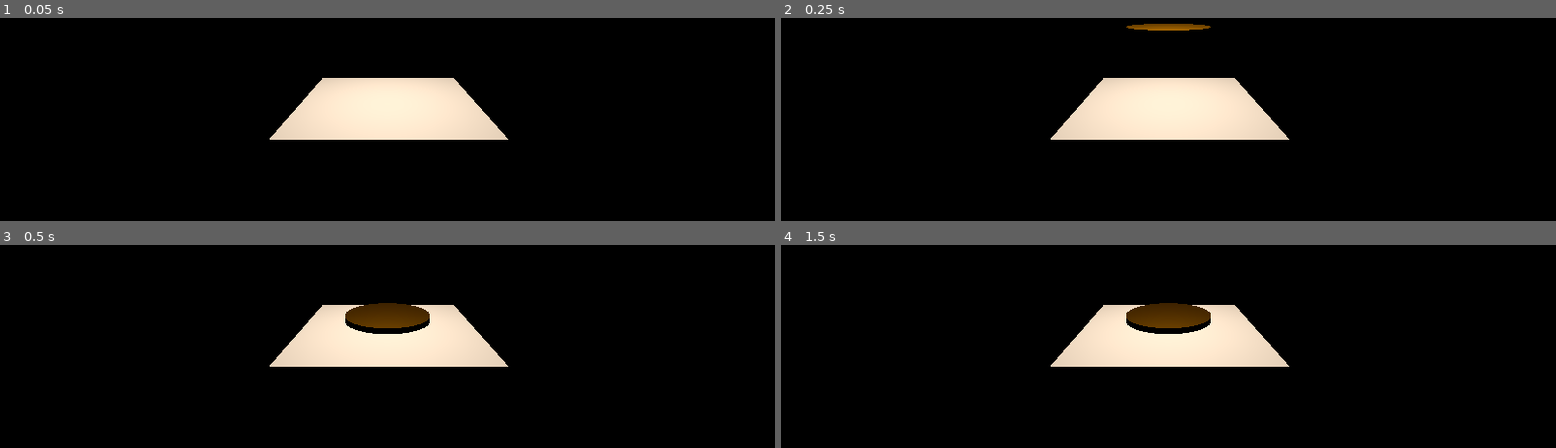
Above: before the commit, frames 1-4 (two rows, left to right).
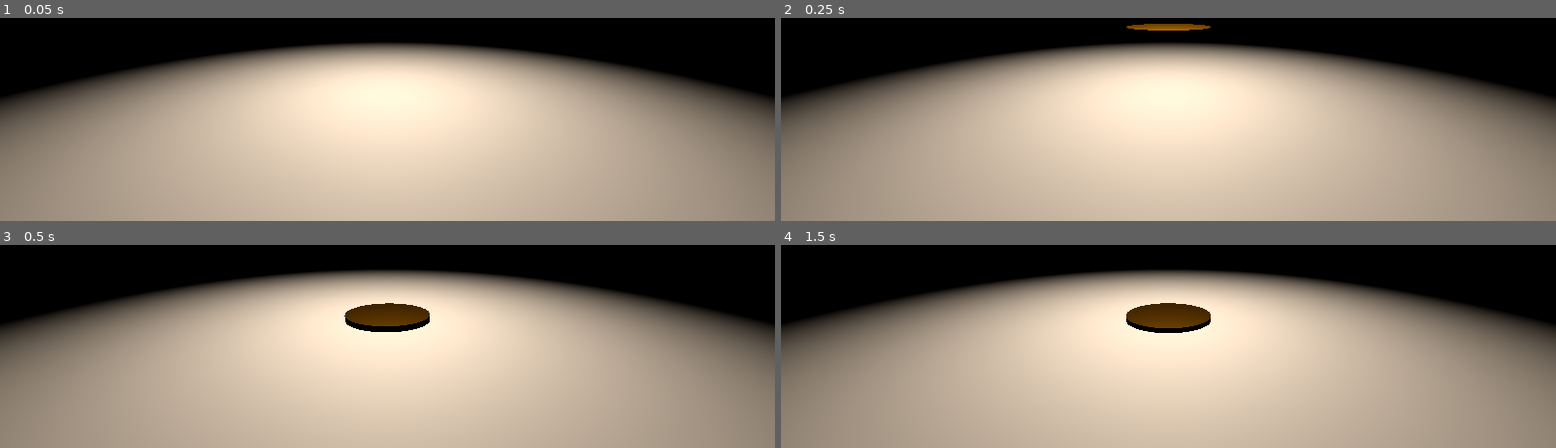
Above: after the commit, the same moments.

Repository: Zawaer/coin-thing
Game: Godot game, scene res://main.tscn
Two runs of this game, one before a commit and one after it. Both use one fixed random seed, a clock stepped at 60 frames per second and the inputs below.
Inputs:
- Up to frame 1 (0.05 s): no input
- Up to frame 2 (0.25 s): no input
- Up to frame 3 (0.5 s): no input
- Up to frame 4 (1.5 s): tap Enter at 0.5 s

The runs differ from the first frame. In frame 1, 70% of the frame differs, in the area x 0-100%, y 12-100%; in frame 2, 70%; in frame 3, 71%; in frame 4, 70%.

Commit message:
Update Floor node to use BoxMesh and adjust transform properties

Diff:
--- a/main.tscn
+++ b/main.tscn
@@ -5,7 +5,8 @@
 [sub_resource type="Environment" id="Environment_7dm0k"]
 background_mode = 1
 
-[sub_resource type="PlaneMesh" id="PlaneMesh_7dm0k"]
+[sub_resource type="BoxMesh" id="BoxMesh_ig7tw"]
+size = Vector3(10, 0.1, 10)
 
 [sub_resource type="BoxShape3D" id="BoxShape3D_7dm0k"]
 
@@ -21,12 +22,11 @@
 [node name="Floor" type="StaticBody3D" parent="."]
 
 [node name="MeshInstance3D" type="MeshInstance3D" parent="Floor"]
-transform = Transform3D(1, 0, 0, 0, 1, 0, 0, 0, 1, 0.010935307, 0, 0)
-custom_aabb = AABB(0, 0, 0, 10, 0.1, 10)
-mesh = SubResource("PlaneMesh_7dm0k")
+transform = Transform3D(1, 0, 0, 0, 1, 0, 0, 0, 1, 0, 0.05, 0)
+mesh = SubResource("BoxMesh_ig7tw")
 
 [node name="CollisionShape3D" type="CollisionShape3D" parent="Floor"]
-transform = Transform3D(10, 0, 0, 0, 0.1, 0, 0, 0, 10, 5, 0.05, 5)
+transform = Transform3D(10, 0, 0, 0, 0.1, 0, 0, 0, 10, 0, 0.05, 0)
 shape = SubResource("BoxShape3D_7dm0k")
 
 [node name="OmniLight3D" type="OmniLight3D" parent="."]
